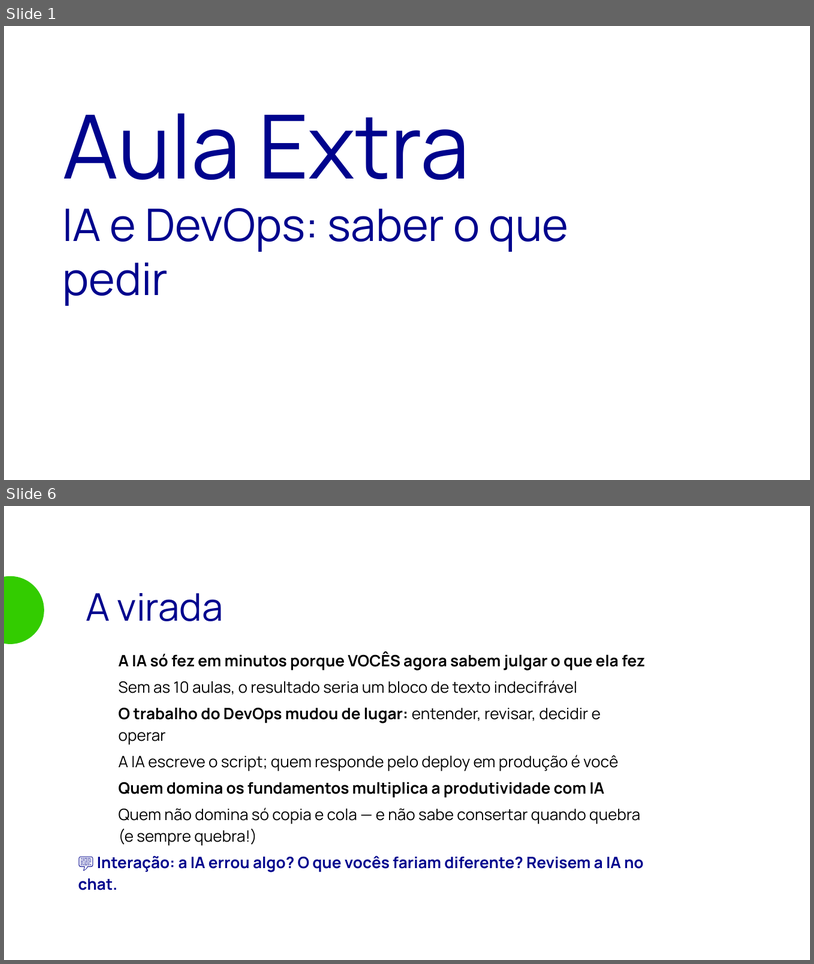
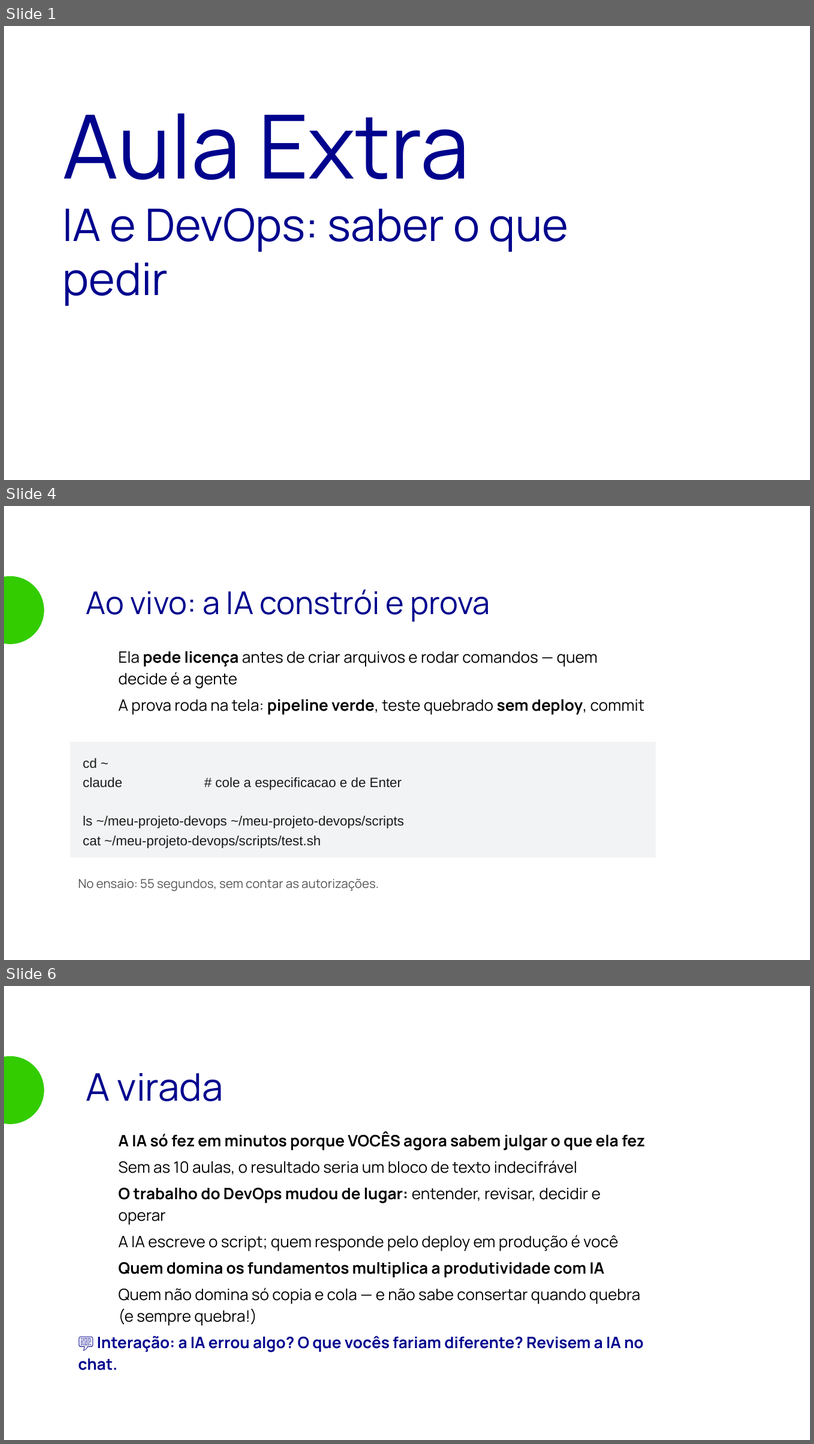
Before and after one commit to viniciusnavarro/bootcamp-devops-2026, a slide deck: aulas/aula-10-github-actions/aula-extra-ia/slides/aula-extra.odp. Shown one above the other, each under a label of ours: slides 1 and 6 before the commit, slides 1, 4 and 6 after it; the slides between them are not shown. The pictures are 814x964 and 814x1444 pixels, drawn with LibreOffice and Linux fonts; fonts in the diff are those of the drawing; background and template pictures are left out. Boxes give left, top, right and bottom in pixels: in the first picture for what was removed or moved away, otherwise in the second. Text is boxed around its words. In the diff, an @@ line names an element or a change of style, - is before the commit and + after.

```diff
--- a/aulas/aula-10-github-actions/aula-extra-ia/slides/aula-extra.odp
+++ b/aulas/aula-10-github-actions/aula-extra-ia/slides/aula-extra.odp
@@ slide 4 added at (4, 506, 810, 960), background picture (left out) @@
@@ ellipse added at (4, 576, 44, 644), fill #33CC00 @@
@@ text added at (86, 589, 491, 622), 28 pt, text #00048D @@
+Ao vivo: a IA constrói e prova
@@ text added at (119, 651, 645, 715), 14 pt, text #000000 @@
+● Ela pede licença antes de criar arquivos e rodar comandos — quem decide é a gente
+● A prova roda na tela: pipeline verde, teste quebrado sem deploy, commit
@@ rectangle added at (70, 741, 656, 858), fill #F1F3F4, 12 pt, text #1A1A1A @@
+cd ~
+claude # cole a especificacao e de Enter
+ls ~/meu-projeto-devops ~/meu-projeto-devops/scripts
+cat ~/meu-projeto-devops/scripts/test.sh
@@ text added at (78, 879, 379, 891), 11 pt, text #555555 @@
+No ensaio: 55 segundos, sem contar as autorizações.
```
Also in this commit, not shown: 2 slides changed, 1 other slide added, 2 slides removed, 9 other files.
